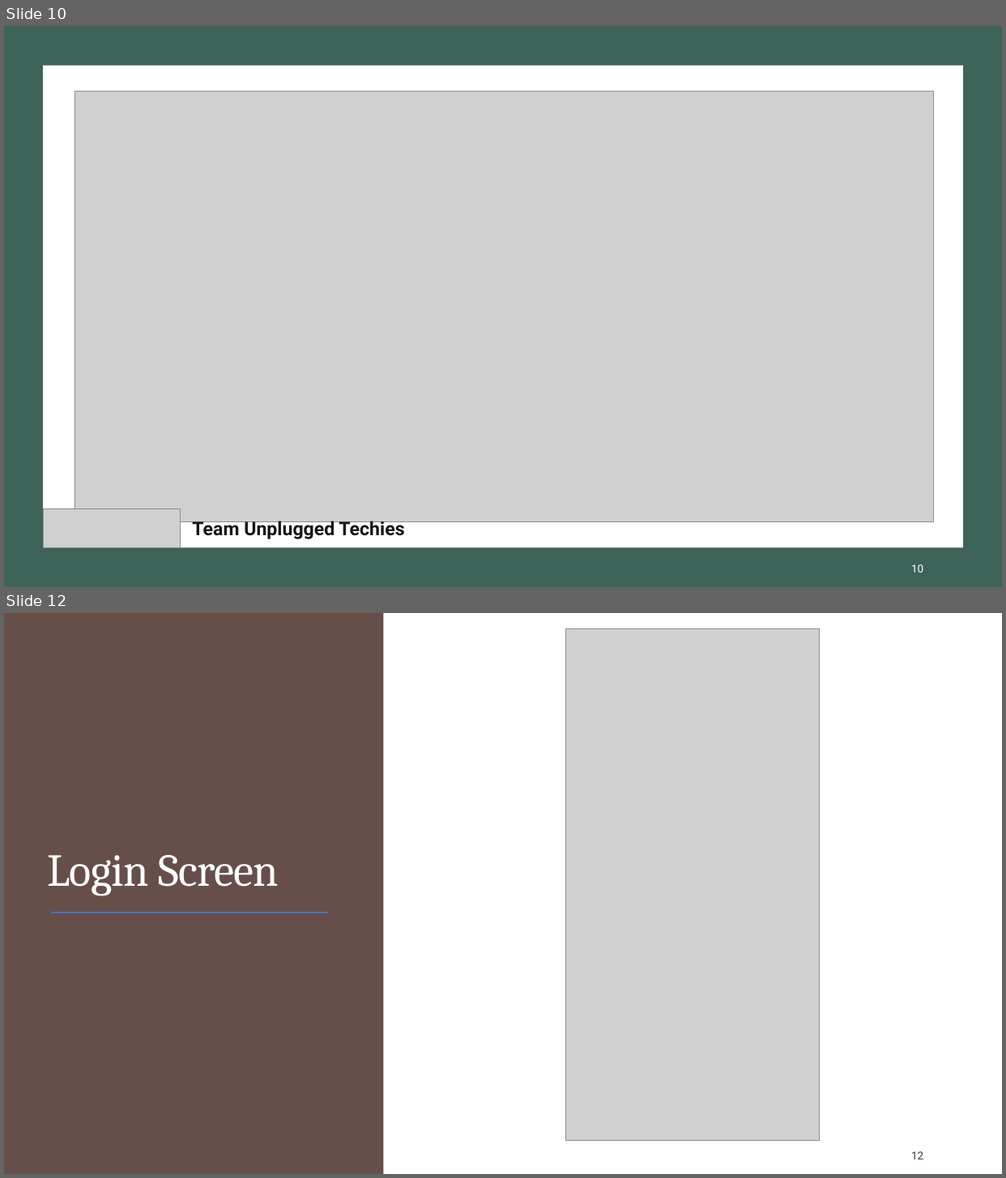
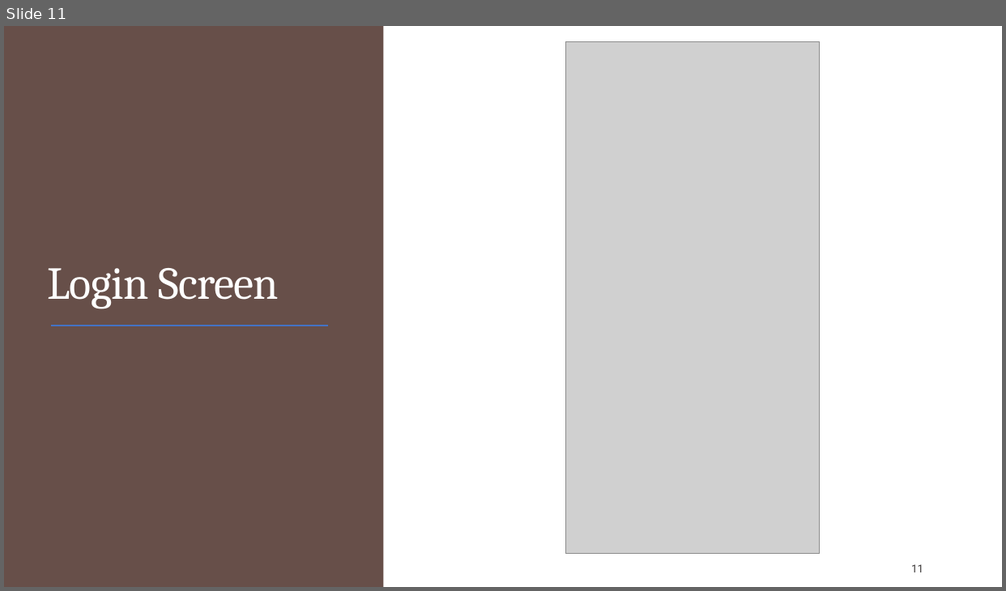
Before and after one commit to rajeshkanaka/parkurwheels, a slide deck: ParkUrWheels PPT.pptx. Shown one above the other, each under a label of ours: slides 10 and 12 before the commit, slide 11 after it; the slides between them are not shown. The pictures are 1006x1178 and 1006x591 pixels, drawn with LibreOffice and Linux fonts; fonts in the diff are those of the drawing; grey boxes stand for pictures. Boxes give left, top, right and bottom in pixels: in the first picture for what was removed or moved away, otherwise in the second. Text is boxed around its words. In the diff, an @@ line names an element or a change of style, - is before the commit and + after.

```diff
--- a/ParkUrWheels PPT.pptx
+++ b/ParkUrWheels PPT.pptx
@@ slide 10 removed at [4,26,1002,587], background #FFFFFF @@
@@ rectangle removed at [4,26,1002,587] @@
@@ rectangle removed at [43,66,963,548] @@
@@ picture removed at [74,91,934,523] @@
@@ picture removed at [43,509,180,548] @@
@@ text removed at [192,521,404,540] @@
-Team Unplugged Techies
@@ rectangle removed at [4,550,1002,587] @@
@@ page number removed at [911,565,923,573] @@
-10
@@ what was slide 12 is now slide 11 @@
@@ page number at [911,565,923,573]: text changed @@
-12
+11
```
Also in this commit, not shown: 2 slides changed.
